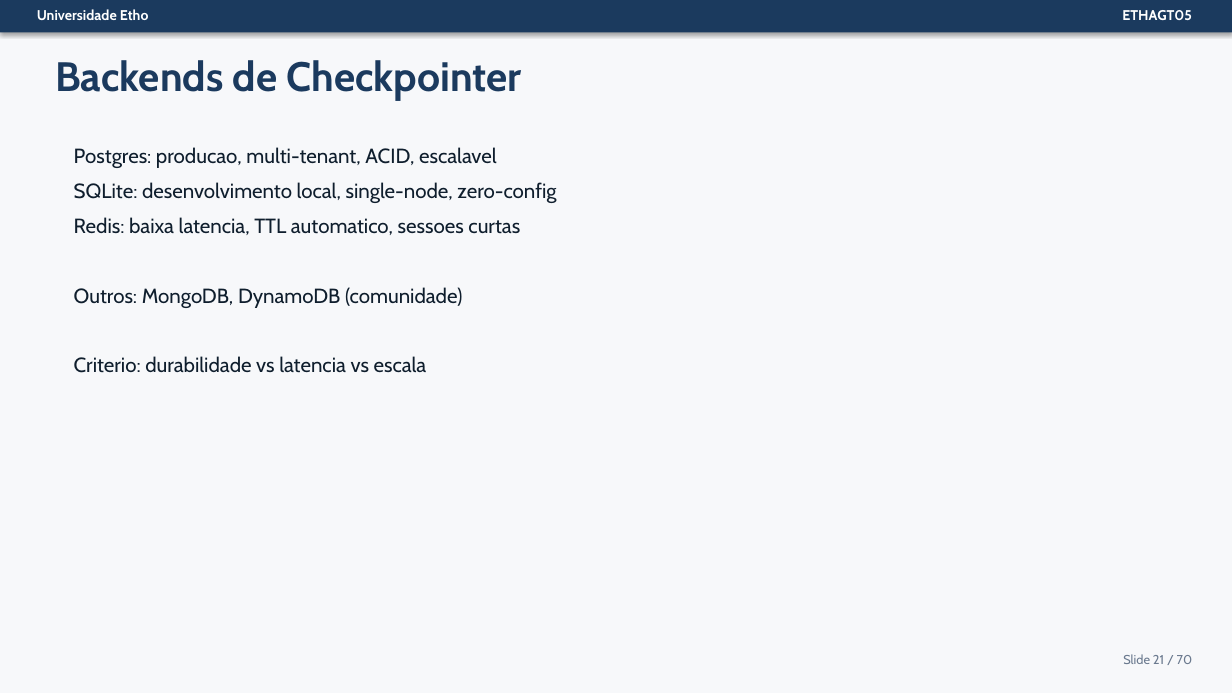
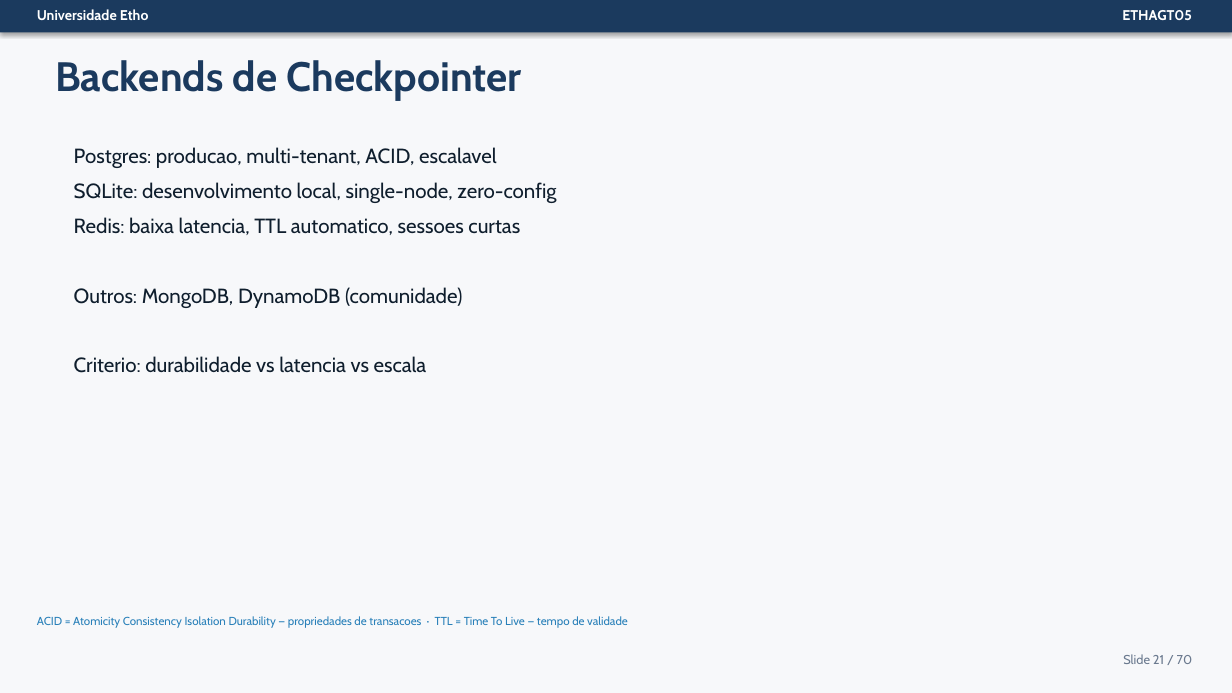
Before and after one commit to Etho-University/especializacao-programacao-agentica, a slide deck: slide 21 of 03-Slides/ETHAGT05/ETHAGT05-Apresentacao.pptx. Drawn at 1232x693 pixels with LibreOffice and Linux fonts; fonts in the diff are those of the drawing. Boxes give left, top, right and bottom in pixels: in the first picture for what was removed or moved away, otherwise in the second. Text is boxed around its words. In the diff, an @@ line names an element or a change of style, - is before the commit and + after.

```diff
--- a/03-Slides/ETHAGT05/ETHAGT05-Apresentacao.pptx
+++ b/03-Slides/ETHAGT05/ETHAGT05-Apresentacao.pptx
@@ text added at (37, 616, 628, 628), 9 pt, text #2980B9 @@
+ACID = Atomicity Consistency Isolation Durability — propriedades de transacoes · TTL = Time To Live — tempo de validade
```
Also in this commit, not shown: 9 other slides changed, 57 other files.
